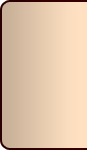
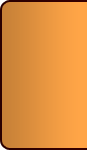
The second 87 x 150 image is a revision of the first. Changes to its layers:
painted on "Фигура 29" over [2, 2, 87, 148]
